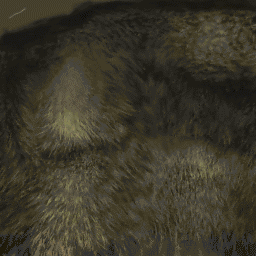
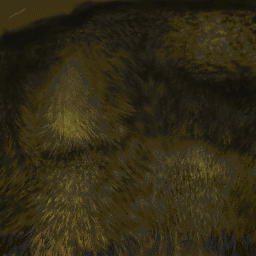
Layers edited between the first and the second 256 x 256 image:
pixels changed over [0,0,256,256] (layer not identified)
